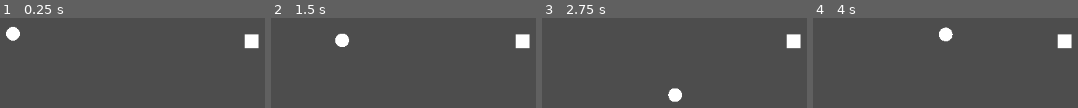
Above: before the commit, frames 1-4 (left to right).
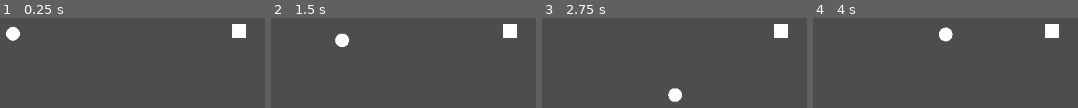
Above: after the commit, the same moments.

Repository: EggnogPlus/Ballistic
Game: Godot game, scene res://Scenes/level.tscn
Same seed, same stepped clock (60 frames per second), same inputs: the game is played once before the commit and once after it. This scene is started directly instead of the project's main scene.
Inputs:
- Up to frame 1 (0.25 s): no input
- Up to frame 2 (1.5 s): tap Enter at 0.5 s; hold Right (ui_right) 0.53-1.28 s; hold Down (ui_down) from 1.28 s (still down)
- Up to frame 3 (2.75 s): release Down (ui_down) at 2.03 s; hold Right (ui_right) from 2.03 s (still down)
- Up to frame 4 (4 s): release Right (ui_right) at 2.78 s; hold Up (ui_up) 2.78-3.53 s; hold Left (ui_left) from 3.53 s (still down)

The runs differ from the first frame. In frame 1, 1.7% of the frame differs, in the area x 87-98%, y 6-35%; in frame 2, 1.7%; in frame 3, 1.7%; in frame 4, 1.7%.
Error in both runs: Invalid assignment of property or key 'offset' with value of type 'int' on a base object of type 'null instance'. (res://scripts/enemy.gd:23)

Commit message:
removed extra unused vec

Diff:
--- a/Scenes/level.tscn
+++ b/Scenes/level.tscn
@@ -13,4 +13,4 @@
 position = Vector2(483, 307)
 
 [node name="Enemy" parent="." instance=ExtResource("2_tg4xs")]
-position = Vector2(827, 318)
+position = Vector2(809, 303)
--- a/scripts/ballMovement.gd
+++ b/scripts/ballMovement.gd
@@ -11,8 +11,6 @@
 var velocity_vector: Vector2 = Vector2.ZERO
 var speed = 0
 
-# Previous Input Vector
-var current_vector = Vector2.ZERO
 
 # Time accumulator for momentum buildup
 var momentum_accumulator: float = 0.0
@@ -51,8 +49,6 @@
 
 	# If there's input, apply force in that direction
 	if input_vector != Vector2.ZERO:
-		current_vector = input_vector  # Update current_vector with new input
-
 		if input_vector.angle_to(velocity_vector) > (PI/2) || input_vector.angle_to(velocity_vector) < -(PI/2):
 			velocity_vector = velocity_vector.lerp(buildSpeed(input_vector, 1), 0.1)
 		else:
